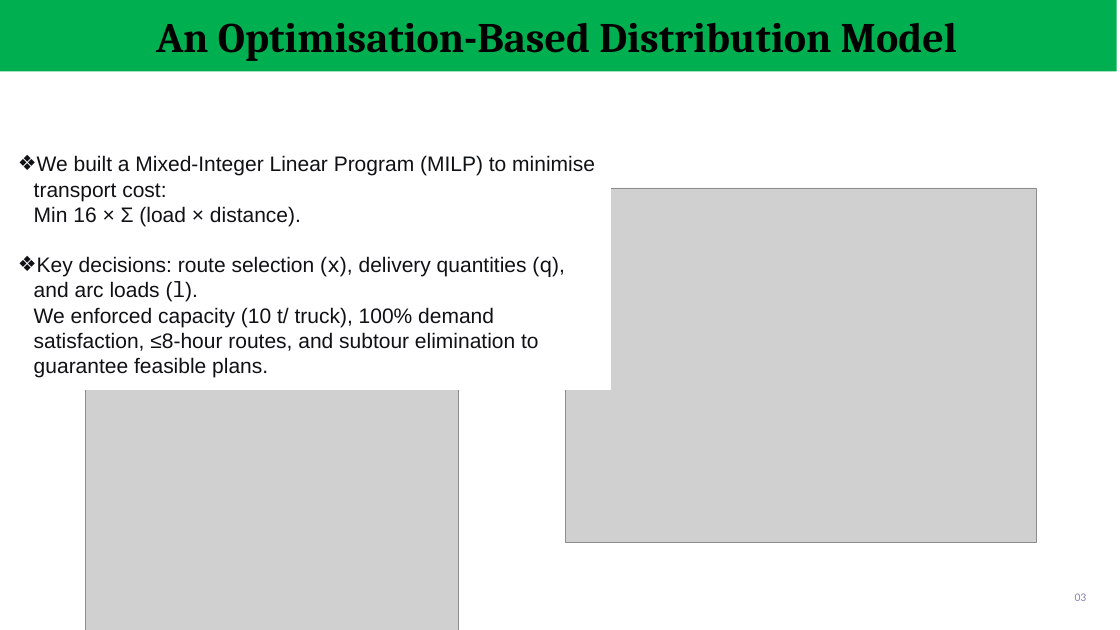
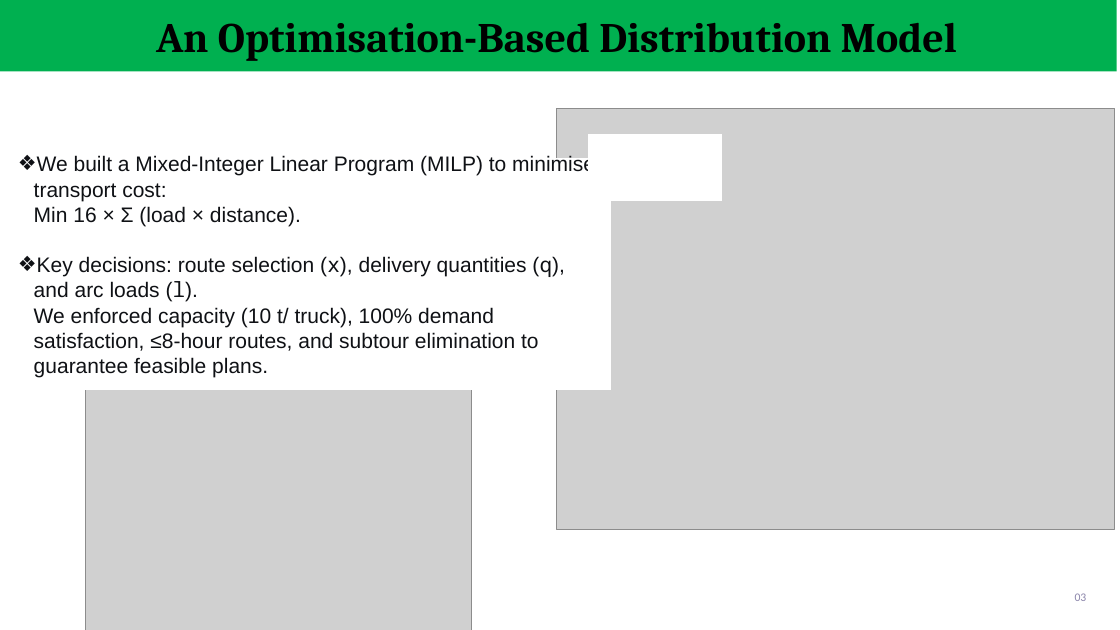
Before and after one commit to Q-solve/QS-Agric-T1, a slide deck: slide 3 of Q-FerliRoutes-Pitchdeck_final.pptx. Drawn at 1120x630 pixels with LibreOffice and Linux fonts; fonts in the diff are those of the drawing; grey boxes stand for pictures. Boxes give left, top, right and bottom in pixels: in the first picture for what was removed or moved away, otherwise in the second. Text is boxed around its words. In the diff, an @@ line names an element or a change of style, - is before the commit and + after.

```diff
--- a/Q-FerliRoutes-Pitchdeck_final.pptx
+++ b/Q-FerliRoutes-Pitchdeck_final.pptx
@@ picture: place and size @@
-picture at [565, 188, 1036, 544]
+picture at [557, 108, 1115, 529]
@@ rectangle added at [589, 134, 722, 201], fill #FFFFFF, outline #FFFFFF 1 pt @@
@@ picture: place and size @@
-picture at [86, 374, 460, 630]
+picture at [86, 365, 471, 630]
```
Also in this commit, not shown: 2 other slides changed.
